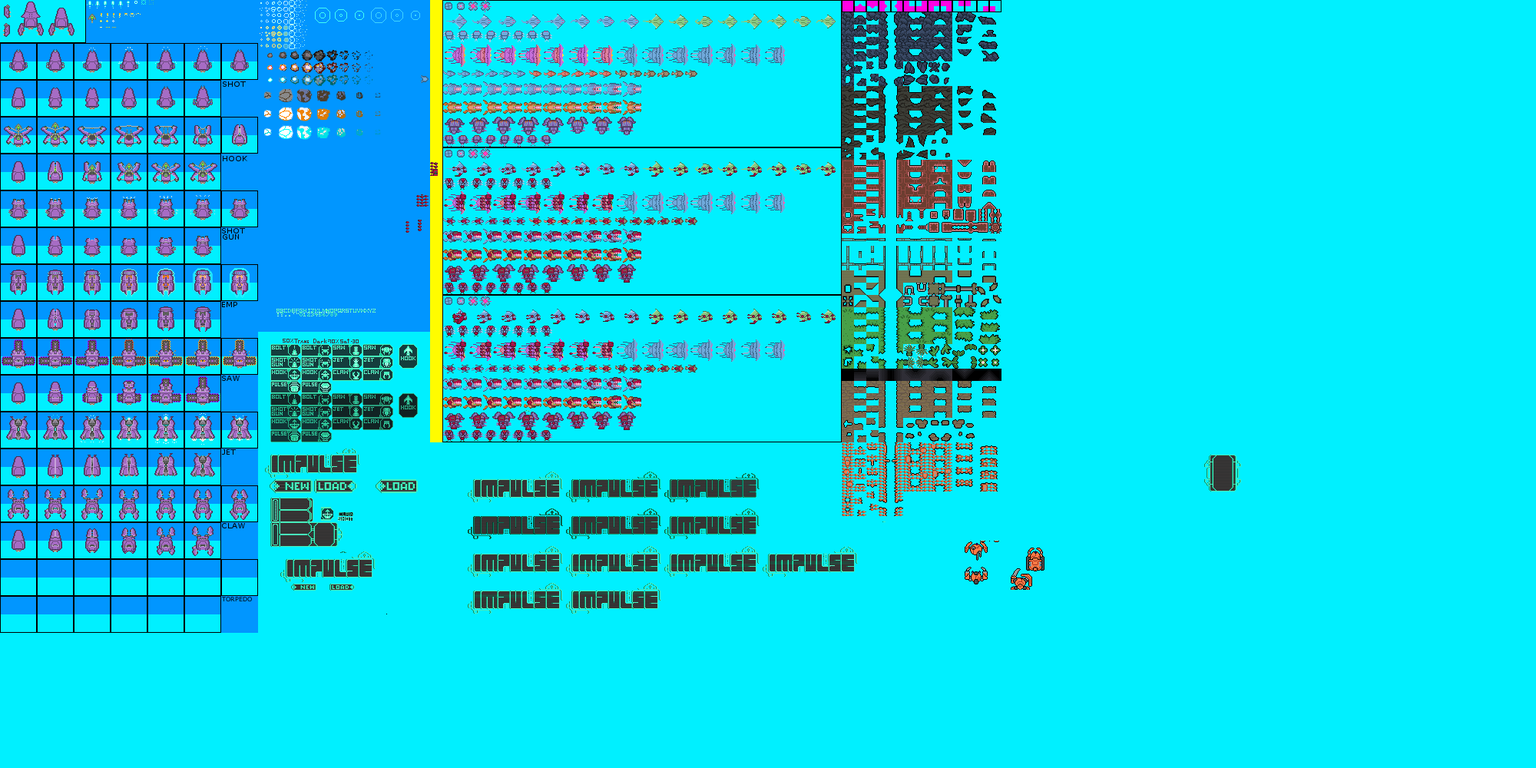
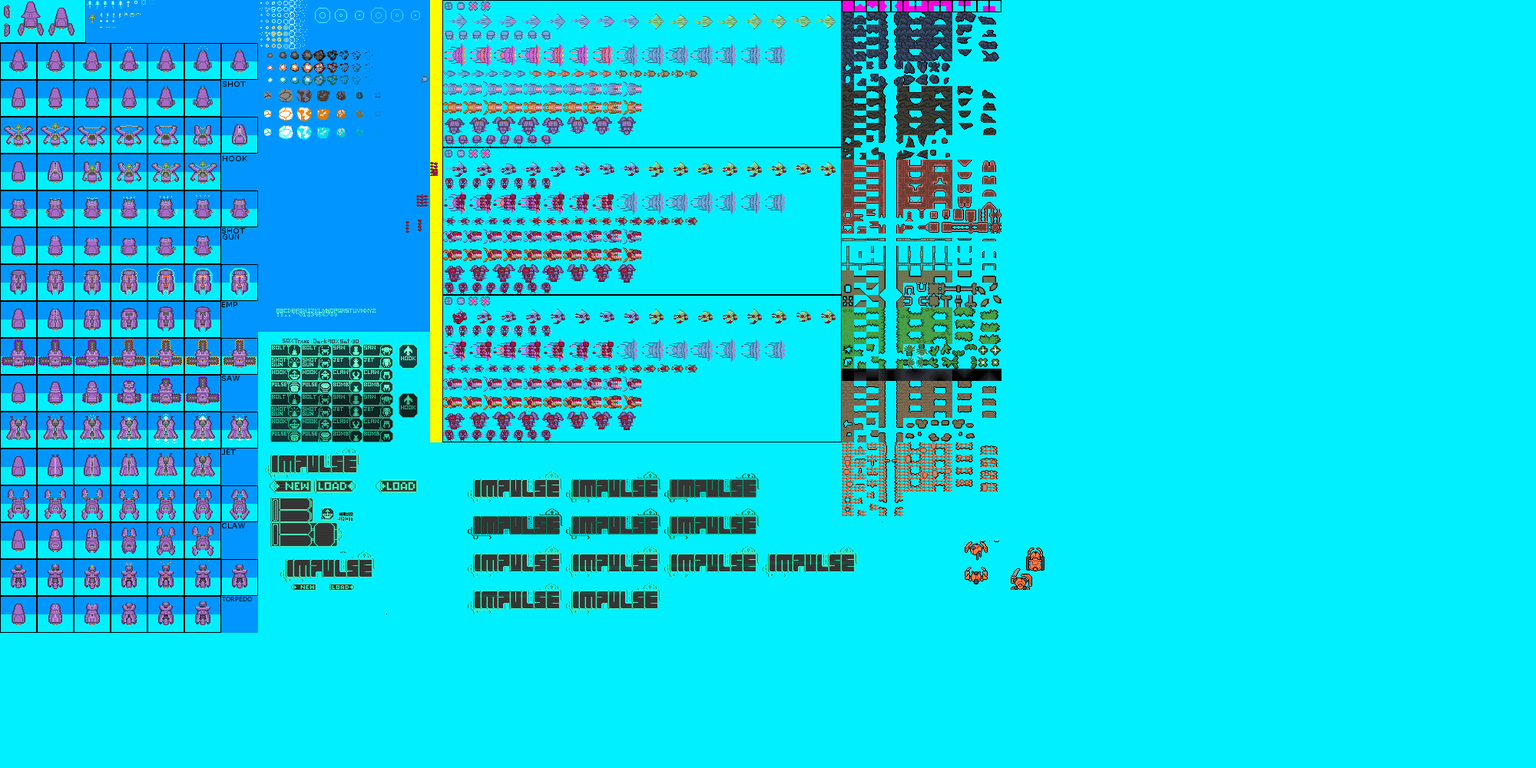
Layer changes from the first (1536, 768) image to the second:
renamed "Layer #2" to "Layer", painted on it over [10, 319, 1242, 626]
